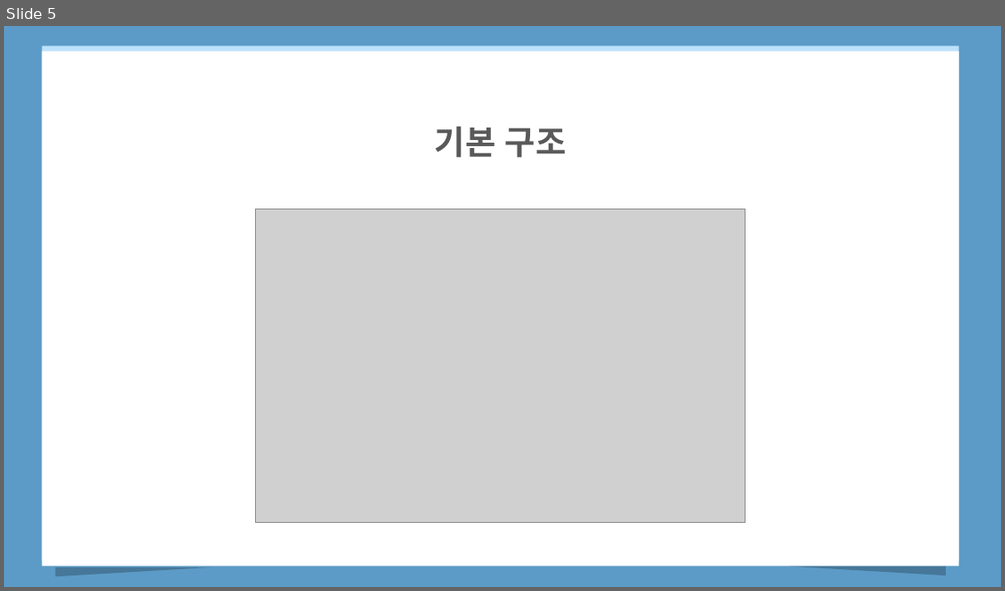
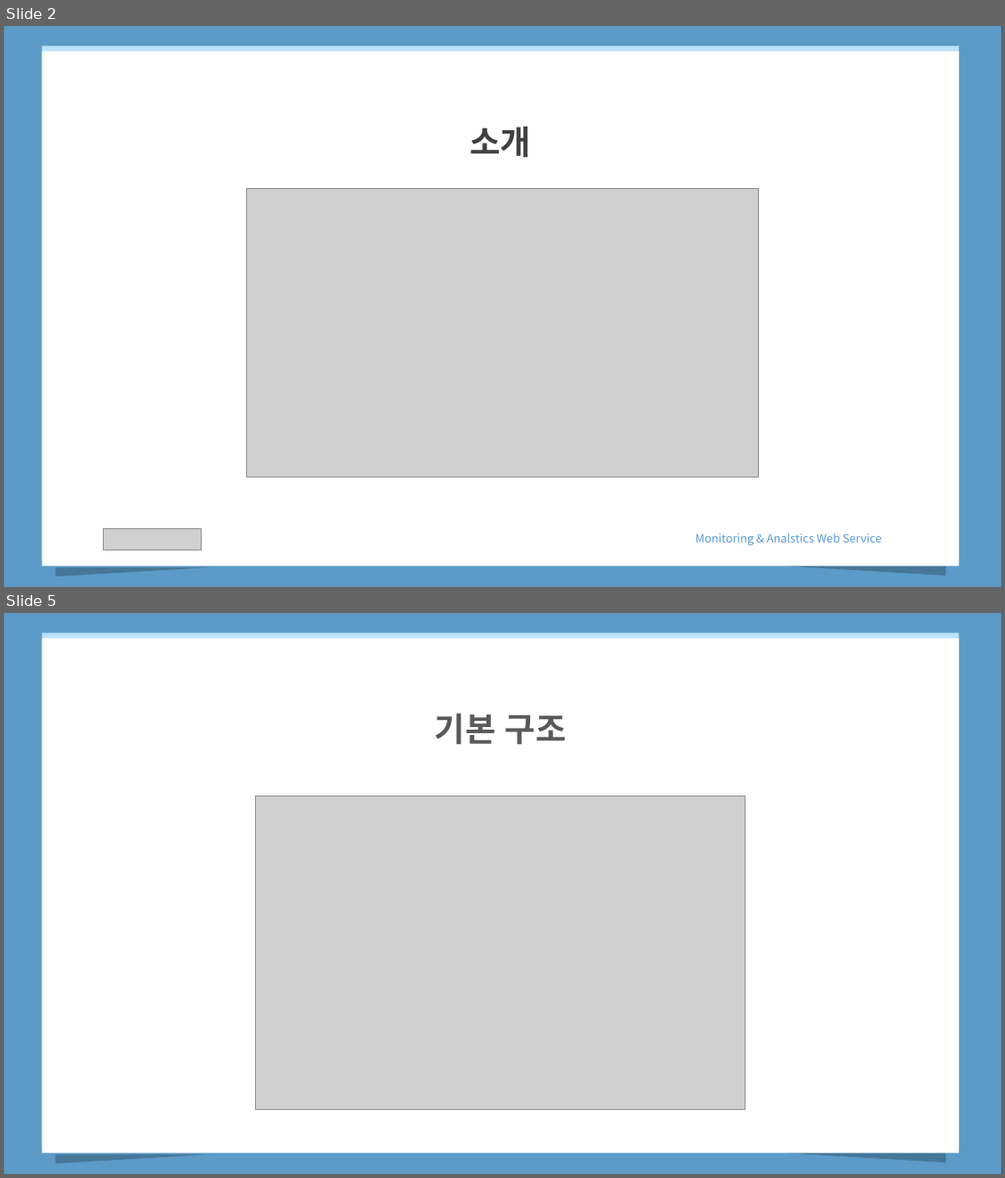
Before and after one commit to haomaru88/first_web, a slide deck: MonitoringWeb.pptx. Shown one above the other, each under a label of ours: slide 5 before the commit, slides 2 and 5 after it; the slides between them are not shown. The pictures are 1005x591 and 1005x1178 pixels, drawn with LibreOffice and Linux fonts; fonts in the diff are those of the drawing; grey boxes stand for pictures. Boxes give left, top, right and bottom in pixels: in the first picture for what was removed or moved away, otherwise in the second. Text is boxed around its words. In the diff, an @@ line names an element or a change of style, - is before the commit and + after.

```diff
--- a/MonitoringWeb.pptx
+++ b/MonitoringWeb.pptx
@@ slide 2 added at bbox=[4, 26, 1001, 587], background #5C9BC7 @@
@@ rectangle added at bbox=[42, 52, 959, 566], fill #FFFFFF @@
@@ text added at bbox=[469, 126, 531, 158], 32 pt, text #404040, bold @@
+소개
@@ picture added at bbox=[246, 188, 759, 476] @@
@@ picture added at bbox=[103, 529, 202, 550] @@
@@ text added at bbox=[696, 533, 882, 545], 11 pt, text #5B9BD5 @@
+Monitoring & Analstics Web Service
@@ right triangle added at bbox=[56, 567, 212, 576], fill #000000 at 23% opacity @@
@@ right triangle added at bbox=[789, 566, 947, 575], fill #000000 at 23% opacity @@
```
Also in this commit, not shown: 3 slides changed, 1 slide removed.
